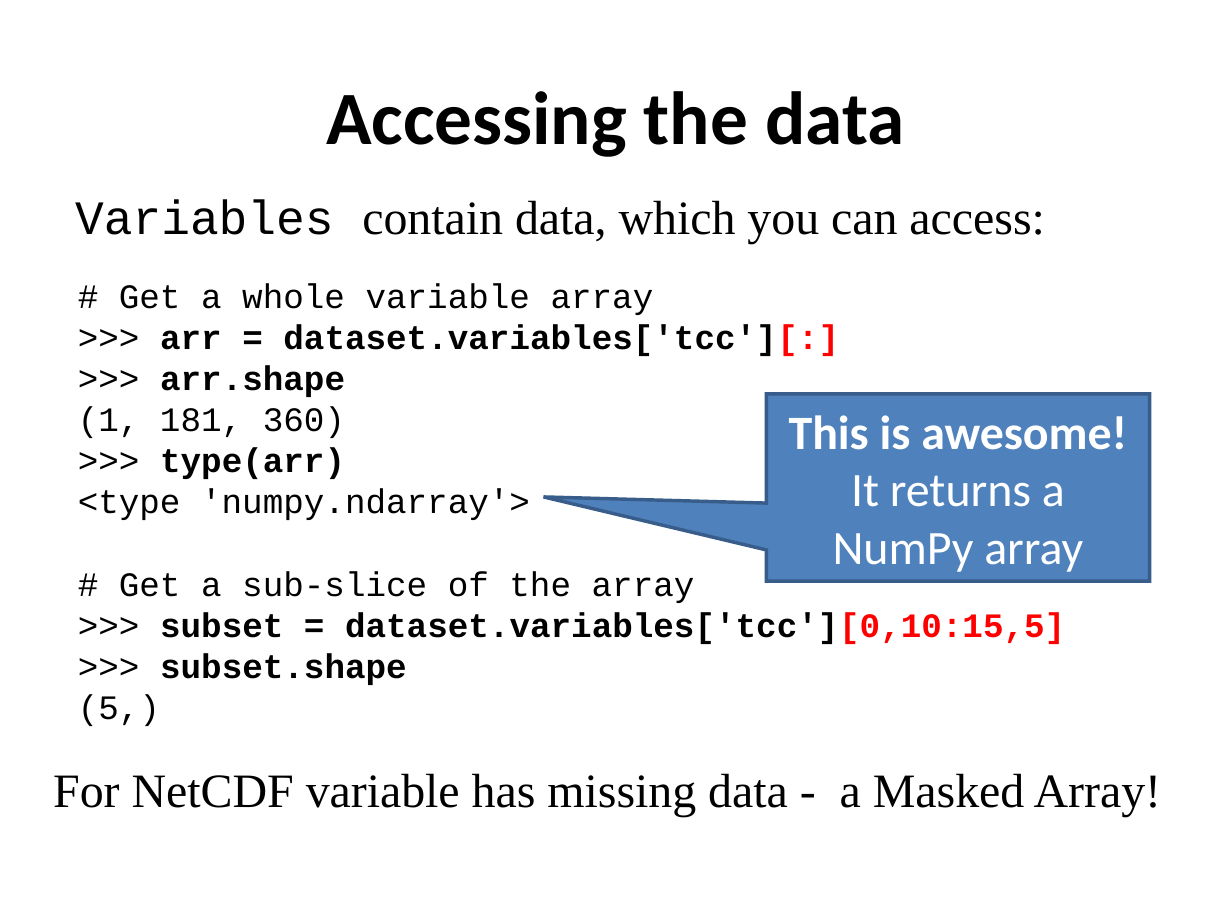
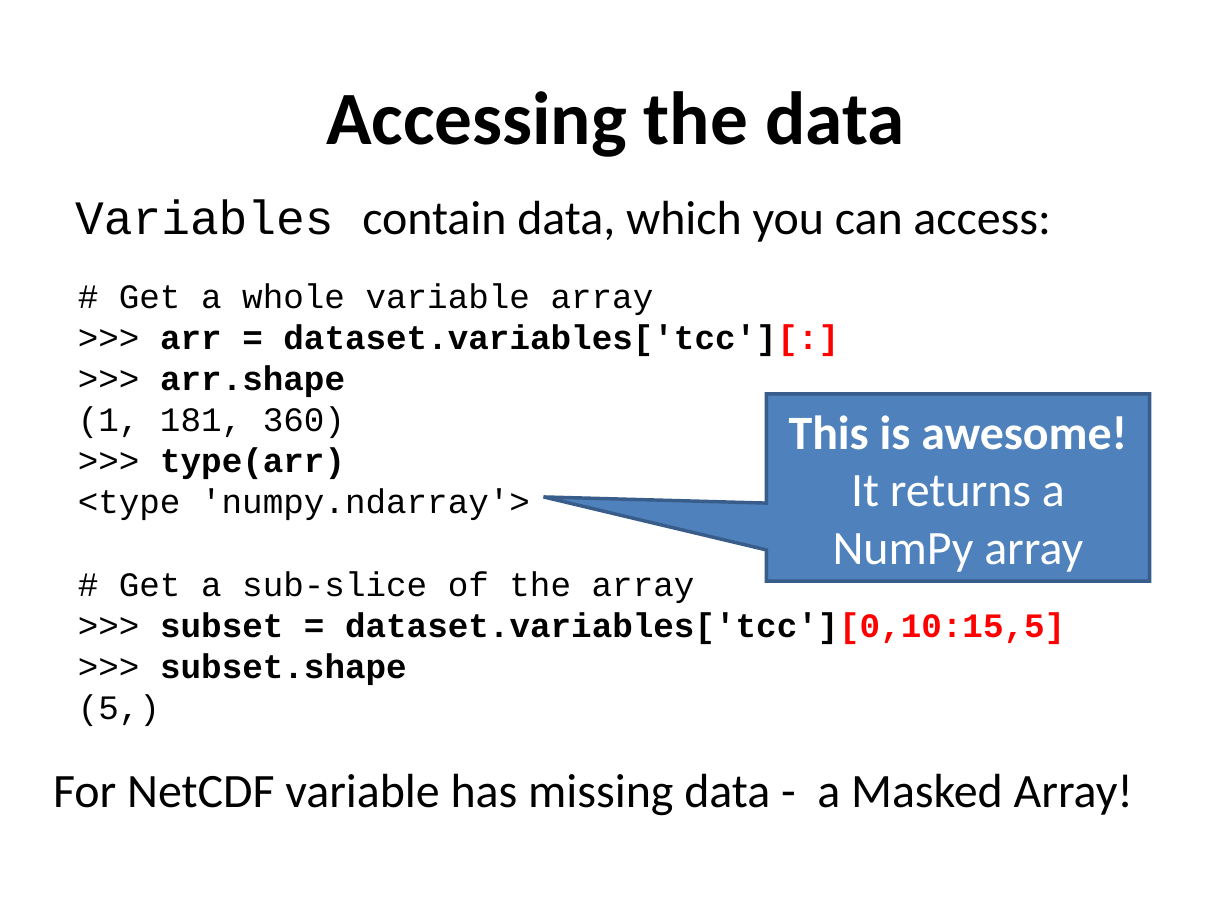
Before and after one commit to ncasuk/ncas-isc, a slide deck: slide 9 of python/presentations/read_write_data/10_read_netcdf_python.ppt. Drawn at 1232x924 pixels with LibreOffice and Linux fonts; fonts in the diff are those of the drawing; background and template pictures are left out. Boxes give left, top, right and bottom in pixels: in the first picture for what was removed or moved away, otherwise in the second. Text is boxed around its words. In the diff, an @@ line names an element or a change of style, - is before the commit and + after.

Commit message:
Updated first 4 learning Python and set style for presentations

```diff
--- a/python/presentations/read_write_data/10_read_netcdf_python.ppt
+++ b/python/presentations/read_write_data/10_read_netcdf_python.ppt
@@ text "Variables contain data, which you ..." at (75,200,1050,242): font Times New Roman to Calibri in "contain data, which you can access:" @@
@@ text "For NetCDF variable has missing ..." at (53,773,1133,816): font Times New Roman to Calibri @@
```
Also in this commit, not shown: 8 other slides changed, 8 other files.
